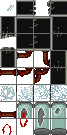
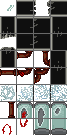
Two versions of the same layered image (67 × 135). Layer-by-layer changes:
added layer "rohrvertikal" above "Eingefügte Ebene" over [left=8, top=102, right=15, bottom=118]
painted on "Eingefügte Ebene" over [left=0, top=111, right=16, bottom=118]
